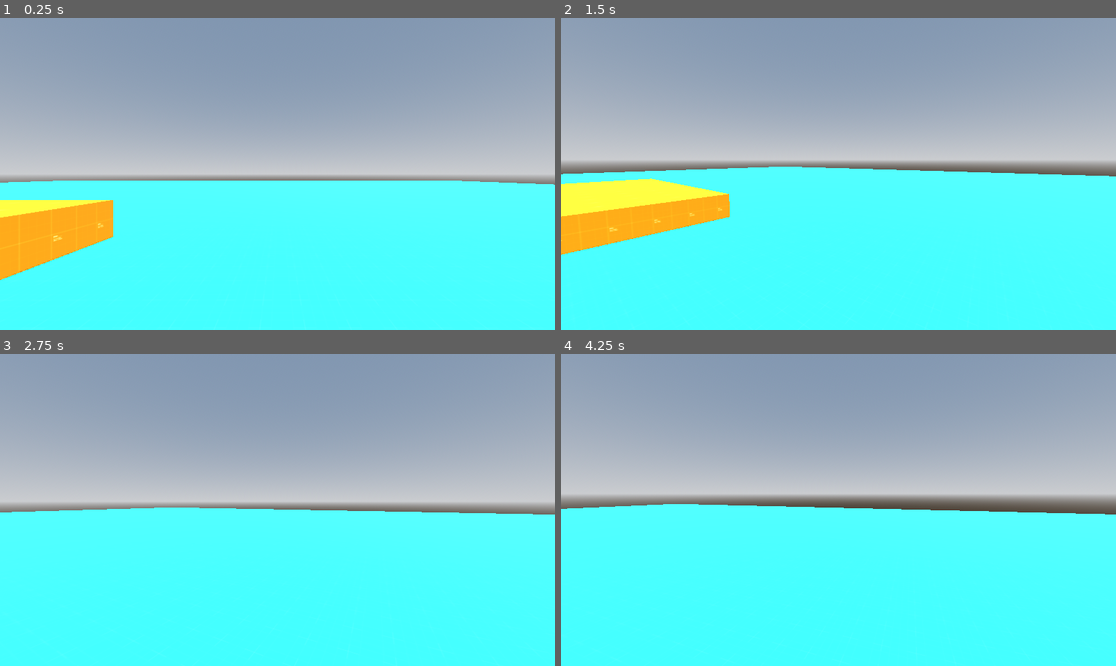
Above: before the commit, frames 1-4 (two rows, left to right).
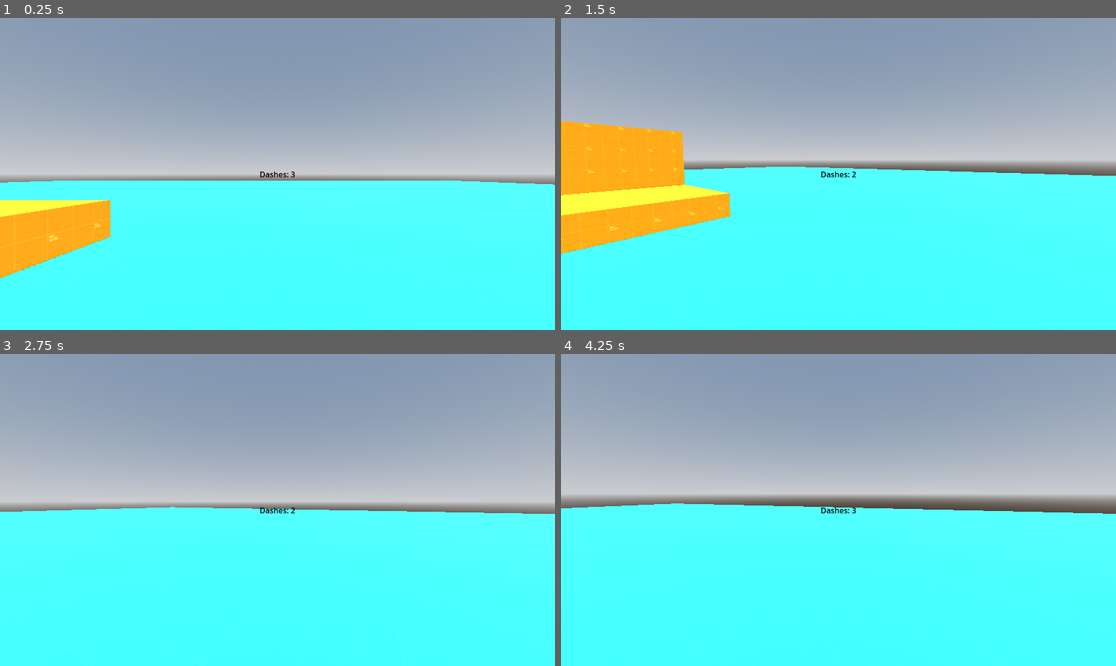
Above: after the commit, the same moments.

Repository: R1fty0/RetroShooter
Game: Godot game, scene res://scenes/main.tscn
Same seed, same stepped clock (60 frames per second), same inputs: the game is played once before the commit and once after it.
Inputs (mouse positions are in pixels of both pictures, inside the frame that each line leads up to):
- Up to frame 1 (0.25 s): no input
- Up to frame 2 (1.5 s): tap Enter (ui_accept) at 0.5, 0.8, 1.35 s; move the mouse to (960, 158) at 0.52 s; hold D (right) 0.53-1.28 s; hold Q (dash) 0.53-1.28 s; click (960, 158) at 0.67 s; tap Space (jump) at 0.77, 1.07 s; move the mouse to (810, 174) at 1.27 s; hold W (forward) from 1.28 s (still down); click (810, 174) at 1.42 s
- Up to frame 3 (2.75 s): keep holding W (forward); tap Space (jump) at 1.52, 1.55, 1.82, 2.1 s; move the mouse to (288, 503) at 2.02 s; hold Q (dash) from 2.03 s (still down); click (288, 503) at 2.17 s
- Up to frame 4 (4.25 s): keep holding W (forward); move the mouse to (832, 516) at 2.77 s; release Q (dash) at 2.78 s; tap Q (dash) at 2.85 s; click (832, 516) at 2.92 s; tap Space (jump) at 3.02, 3.32, 3.77, 3.8, 4.07 s; tap Enter (ui_accept) at 3.05, 3.6 s; move the mouse to (877, 513) at 3.52 s; click (877, 513) at 3.67 s; tap Escape at 4.15 s

The runs differ from the first frame. In frame 1, 0.3% of the frame differs, in the area x 0-100%, y 49-84%; in frame 2, 4.8%, in the area x 0-100%, y 32-76%; in frame 3, 0.2%; in frame 4, 0.2%.

Commit message:
add: camera headbobbing

Diff:
--- a/scenes/main.tscn
+++ b/scenes/main.tscn
@@ -1,8 +1,9 @@
-[gd_scene load_steps=9 format=3 uid="uid://bnc565g0rcg1r"]
+[gd_scene load_steps=11 format=3 uid="uid://bnc565g0rcg1r"]
 
 [ext_resource type="Texture2D" uid="uid://c2nkdho5d1ng0" path="res://assets/textures/prototype/texture_03.png" id="1_0wfyh"]
 [ext_resource type="Texture2D" uid="uid://bydxsfxkrklh7" path="res://assets/textures/prototype/texture_01.png" id="1_o5qli"]
 [ext_resource type="PackedScene" uid="uid://b8ixtymwutihb" path="res://scenes/player/player.tscn" id="3_sugp2"]
+[ext_resource type="Script" uid="uid://crinamgv4lklh" path="res://scenes/ui/dash_counter.gd" id="4_jyhfs"]
 
 [sub_resource type="ProceduralSkyMaterial" id="ProceduralSkyMaterial_sugp2"]
 sky_horizon_color = Color(0.662243, 0.671743, 0.686743, 1)
@@ -24,10 +25,21 @@
 albedo_texture = ExtResource("1_o5qli")
 uv1_triplanar = true
 
+[sub_resource type="LabelSettings" id="LabelSettings_sugp2"]
+font_color = Color(0, 0, 0, 1)
+
 [node name="Main" type="Node3D"]
 
 [node name="Player" parent="." instance=ExtResource("3_sugp2")]
 transform = Transform3D(1, 0, 0, 0, 1, 0, 0, 0, 1, 4.94828, 0, 0)
+
+[node name="DashController" parent="Player" index="2"]
+dash_velocity = 100.0
+dash_cooldown = 0.2
+
+[node name="DashDurationTimer" parent="Player/DashController" index="1"]
+one_shot = true
+autostart = false
 
 [node name="Environment" type="Node" parent="."]
 
@@ -48,3 +60,32 @@
 material_override = SubResource("StandardMaterial3D_o6xl0")
 use_collision = true
 size = Vector3(12, 1, 15)
+
+[node name="Platform2" type="CSGBox3D" parent="Environment"]
+transform = Transform3D(1, 0, 0, 0, 1, 0, 0, 0, 1, -5.6267, 2.5, 2)
+material_override = SubResource("StandardMaterial3D_o6xl0")
+use_collision = true
+size = Vector3(2, 4, 15)
+
+[node name="UI" type="CanvasLayer" parent="."]
+
+[node name="DashCounter" type="Label" parent="UI" node_paths=PackedStringArray("dash_controller")]
+anchors_preset = 8
+anchor_left = 0.5
+anchor_top = 0.5
+anchor_right = 0.5
+anchor_bottom = 0.5
+offset_left = -20.0
+offset_top = -11.5
+offset_right = 20.0
+offset_bottom = 11.5
+grow_horizontal = 2
+grow_vertical = 2
+size_flags_horizontal = 4
+text = "Dashes: 3"
+label_settings = SubResource("LabelSettings_sugp2")
+horizontal_alignment = 1
+script = ExtResource("4_jyhfs")
+dash_controller = NodePath("../../Player/DashController")
+
+[editable path="Player"]
--- a/scenes/player/dash/dash_controller.gd
+++ b/scenes/player/dash/dash_controller.gd
@@ -1,34 +1,50 @@
 extends Node
 class_name DashController
 
-## TODO:
-## - Dash lerping (https://chatgpt.com/c/68ad5531-5c9c-8320-afad-d0fa9a290dbc)
+signal start_dash(dash_velocity)
+signal end_dash
 
+## How fast does the player move while dashing.
+@export var dash_velocity: float = 100
+## How long does a single dash last for.
 @export var dash_duration: float = 0.2
-@export var dash_distance: float = 0.3
-## How long does it take for one dash to recharge after use
+## How long does it take for each dash to recharge
 @export var dash_cooldown: float = 1.0
 ## How many potenial dashes can the player have at one time.
-@export var max_stored_dashes: int = 3
+@export var max_dash_count: int = 3
 
+## References
 @onready var player: CharacterBody3D = $".."
 @onready var dash_cooldown_timer: Timer = $DashCooldownTimer
+@onready var dash_duration_timer: Timer = $DashDurationTimer
 
-var current_stored_dashes: int = 3
+var current_dash_count: int = 3
+var can_dash: bool = true
 
 func _ready() -> void:
 	dash_cooldown_timer.wait_time = dash_cooldown
+	dash_duration_timer.wait_time = dash_duration
+	current_dash_count = max_dash_count
+
 
 func _input(event: InputEvent) -> void:
-	if event.is_action_pressed("dash"):
-		pass
+	# Prevent the player from dashing if they are out of dashes.
+	if current_dash_count <= 0:
+		print("hi")
+		can_dash = false
+		return
+	if event.is_action_pressed("dash") and can_dash:
+		start_dash.emit(dash_velocity)
+		current_dash_count -= 1
+		dash_duration_timer.start()
+		can_dash = false
 
-func _dash() -> void:
-	var tween = create_tween()
-	var start_pos: Vector3 = player.position
-	var direction: Vector3 = Vector3(1,0,0).normalized()  # Must be normalized
-	var distance: float = 5.0
 
-	# var new_pos = start_pos + direction * distance
-	# tween.tween_property(player, "position")
-	pass
+func _on_dash_cooldown_timer_timeout() -> void:
+	current_dash_count += 1
+
+
+func _on_dash_duration_timer_timeout() -> void:
+	end_dash.emit()
+	dash_cooldown_timer.start()
+	can_dash = true
--- a/scenes/player/player.gd
+++ b/scenes/player/player.gd
@@ -1,9 +1,5 @@
-# ProtoController v1.0 by Brackeys
-# CC0 License
-# Intended for rapid prototyping of first-person games.
-# Happy prototyping!
-
 extends CharacterBody3D
+class_name Player
 
 ## Can we move around?
 @export var can_move : bool = true
@@ -13,8 +9,6 @@
 @export var can_jump : bool = true
 ## Can we hold to run?
 @export var can_sprint : bool = false
-## Can we press to enter freefly mode (noclip)?
-@export var can_freefly : bool = false
 
 @export_group("Speeds")
 ## Look around rotation speed.
@@ -26,35 +20,22 @@
 ## How fast do we run?
 @export var sprint_speed : float = 10.0
 ## How fast do we freefly?
-@export var freefly_speed : float = 25.0
 
-@export_group("Input Actions")
-## Name of Input Action to move Left.
-@export var input_left : String = "ui_left"
-## Name of Input Action to move Right.
-@export var input_right : String = "ui_right"
-## Name of Input Action to move Forward.
-@export var input_forward : String = "ui_up"
-## Name of Input Action to move Backward.
-@export var input_back : String = "ui_down"
-## Name of Input Action to Jump.
-@export var input_jump : String = "ui_accept"
-## Name of Input Action to Sprint.
-@export var input_sprint : String = "sprint"
-## Name of Input Action to toggle freefly mode.
-@export var input_freefly : String = "freefly"
+@export var bob_freq: float = 2.0
+@export var bob_amp: float = 0.08
+var current_bob_time: float = 0.0
+
 
 var mouse_captured : bool = false
 var look_rotation : Vector2
 var move_speed : float = 0.0
-var freeflying : bool = false
 
 ## IMPORTANT REFERENCES
 @onready var head: Node3D = $Head
 @onready var collider: CollisionShape3D = $Collider
+@onready var camera: Camera3D = $Head/Camera3D
 
 func _ready() -> void:
-	check_input_mappings()
 	look_rotation.y = rotation.y
 	look_rotation.x = head.rotation.x
 
@@ -69,54 +50,35 @@
 	if mouse_captured and event is InputEventMouseMotion:
 		rotate_look(event.relative)
 
-	# Toggle freefly mode
-	if can_freefly and Input.is_action_just_pressed(input_freefly):
-		if not freeflying:
-			enable_freefly()
-		else:
-			disable_freefly()
 
 func _physics_process(delta: float) -> void:
-	# If freeflying, handle freefly and nothing else
-	if can_freefly and freeflying:
-		var input_dir := Input.get_vector(input_left, input_right, input_forward, input_back)
-		var motion := (head.global_basis * Vector3(input_dir.x, 0, input_dir.y)).normalized()
-		motion *= freefly_speed * delta
-		move_and_collide(motion)
-		return
+	move_speed = base_speed
+	if not is_on_floor():
+		var gravity = ProjectSettings.get_setting("physics/3d/default_gravity")
+		velocity.y -= gravity * delta
 
-	# Apply gravity to velocity
-	if has_gravity:
-		if not is_on_floor():
-			velocity += get_gravity() * delta
+	if Input.is_action_just_pressed("jump") and is_on_floor():
+		velocity.y = jump_velocity
 
-	# Apply jumping
-	if can_jump:
-		if Input.is_action_just_pressed(input_jump) and is_on_floor():
-			velocity.y = jump_velocity
+	var input_dir := Input.get_vector("left", "right", "forward", "back")
+	var move_dir := (transform.basis * Vector3(input_dir.x, 0, input_dir.y)).normalized()
+	if move_dir:
+		velocity.x = move_dir.x * move_speed
+		velocity.z = move_dir.z * move_speed
+	else:
+		velocity.x = 0.0
+		velocity.z = 0.0
 
-	# Modify speed based on sprinting
-	if can_sprint and Input.is_action_pressed(input_sprint):
-			move_speed = sprint_speed
-	else:
-		move_speed = base_speed
+	# Camera headbobbing
+	current_bob_time += delta * velocity.length() * float(is_on_floor())
+	camera.transform.origin = _get_camera_next_headbob_pos(current_bob_time)
+	move_and_slide()
 
-	# Apply desired movement to velocity
-	if can_move:
-		var input_dir := Input.get_vector(input_left, input_right, input_forward, input_back)
-		var move_dir := (transform.basis * Vector3(input_dir.x, 0, input_dir.y)).normalized()
-		if move_dir:
-			velocity.x = move_dir.x * move_speed
-			velocity.z = move_dir.z * move_speed
-		else:
-			velocity.x = move_toward(velocity.x, 0, move_speed)
-			velocity.z = move_toward(velocity.z, 0, move_speed)
-	else:
-		velocity.x = 0
-		velocity.y = 0
-
-	# Use velocity to actually move
-	move_and_slide()
+func _get_camera_next_headbob_pos(bob_time):
+	var pos = Vector3.ZERO
+	pos.y = sin(bob_time * bob_freq) * bob_amp
+	pos.x = cos(bob_time * bob_freq/2) * bob_amp
+	return pos
 
 
 ## Rotate us to look around.
@@ -131,48 +93,20 @@
 	head.transform.basis = Basis()
 	head.rotate_x(look_rotation.x)
 
-
-func enable_freefly():
-	collider.disabled = true
-	freeflying = true
-	velocity = Vector3.ZERO
-
-func disable_freefly():
-	collider.disabled = false
-	freeflying = false
-
-
+# Hide mouse cursor
 func capture_mouse():
 	Input.set_mouse_mode(Input.MOUSE_MODE_CAPTURED)
 	mouse_captured = true
 
-
+# Show mouse cursor
 func release_mouse():
 	Input.set_mouse_mode(Input.MOUSE_MODE_VISIBLE)
 	mouse_captured = false
 
 
-## Checks if some Input Actions haven't been created.
-## Disables functionality accordingly.
-func check_input_mappings():
-	if can_move and not InputMap.has_action(input_left):
-		push_error("Movement disabled. No InputAction found for input_left: " + input_left)
-		can_move = false
-	if can_move and not InputMap.has_action(input_right):
-		push_error("Movement disabled. No InputAction found for input_right: " + input_right)
-		can_move = false
-	if can_move and not InputMap.has_action(input_forward):
-		push_error("Movement disabled. No InputAction found for input_forward: " + input_forward)
-		can_move = false
-	if can_move and not InputMap.has_action(input_back):
-		push_error("Movement disabled. No InputAction found for input_back: " + input_back)
-		can_move = false
-	if can_jump and not InputMap.has_action(input_jump):
-		push_error("Jumping disabled. No InputAction found for input_jump: " + input_jump)
-		can_jump = false
-	if can_sprint and not InputMap.has_action(input_sprint):
-		push_error("Sprinting disabled. No InputAction found for input_sprint: " + input_sprint)
-		can_sprint = false
-	if can_freefly and not InputMap.has_action(input_freefly):
-		push_error("Freefly disabled. No InputAction found for input_freefly: " + input_freefly)
-		can_freefly = false
+func _on_dash_controller_end_dash() -> void:
+	# move_speed = base_speed
+	pass
+
+func _on_dash_controller_start_dash(dash_velocity: Variant) -> void:
+	pass
--- a/scenes/player/player.tscn
+++ b/scenes/player/player.tscn
@@ -9,11 +9,7 @@
 
 [node name="Player" type="CharacterBody3D"]
 script = ExtResource("1_8afob")
-input_left = "left"
-input_right = "right"
-input_forward = "forward"
-input_back = "back"
-input_jump = "jump"
+can_sprint = true
 
 [node name="Collider" type="CollisionShape3D" parent="."]
 transform = Transform3D(1, 0, 0, 0, 1, 0, 0, 0, 1, 0, 0.9, 0)
@@ -26,6 +22,16 @@
 
 [node name="DashController" type="Node" parent="."]
 script = ExtResource("2_dovo2")
+dash_velocity = 1000.0
+dash_duration = 1.0
 
 [node name="DashCooldownTimer" type="Timer" parent="DashController"]
 one_shot = true
+
+[node name="DashDurationTimer" type="Timer" parent="DashController"]
+autostart = true
+
+[connection signal="end_dash" from="DashController" to="." method="_on_dash_controller_end_dash"]
+[connection signal="start_dash" from="DashController" to="." method="_on_dash_controller_start_dash"]
+[connection signal="timeout" from="DashController/DashCooldownTimer" to="DashController" method="_on_dash_cooldown_timer_timeout"]
+[connection signal="timeout" from="DashController/DashDurationTimer" to="DashController" method="_on_dash_duration_timer_timeout"]
--- /dev/null
+++ b/scenes/ui/dash_counter.gd
@@ -0,0 +1,7 @@
+extends Label
+
+@export var dash_controller: DashController
+
+
+func _process(delta: float) -> void:
+	text = "Dashes: " + str(dash_controller.current_dash_count)
Not shown, added: scenes/ui/dash_counter.gd.uid
